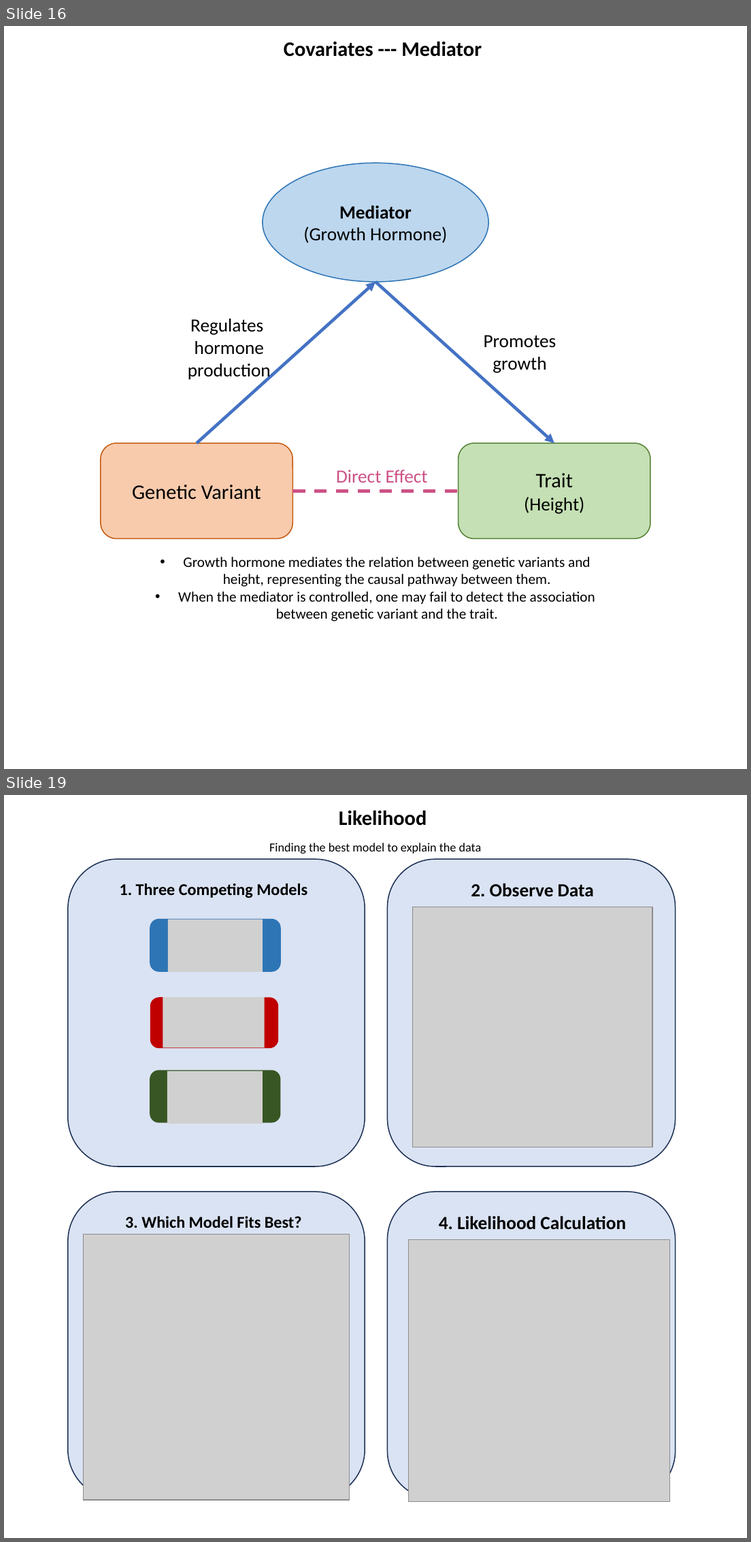
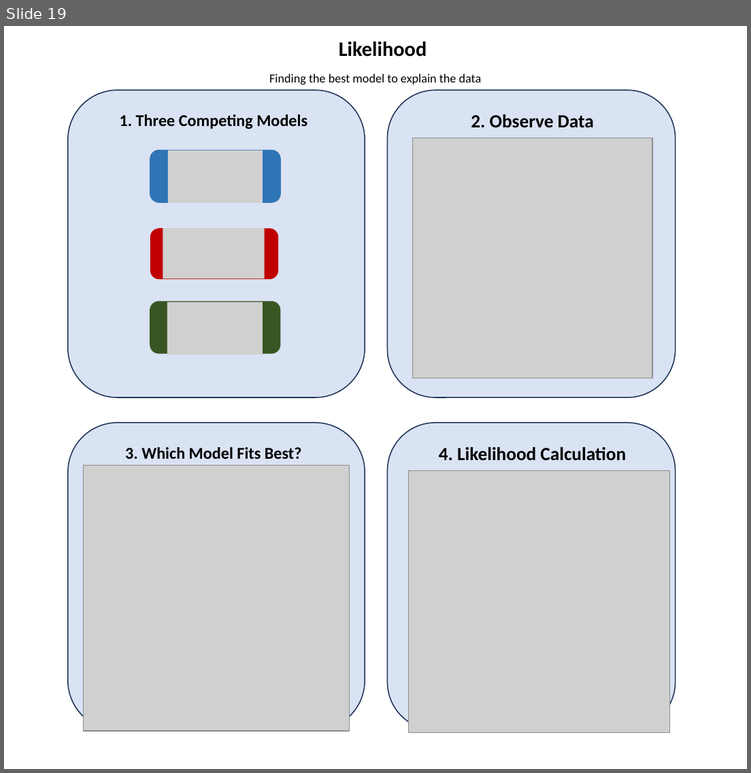
Before and after one commit to StatFunGen/statgen-prerequisites, a slide deck: graphical_summary/slides.pptx. Shown one above the other, each under a label of ours: slides 16 and 19 before the commit, slide 19 after it; the slides between them are not shown. The pictures are 751x1542 and 751x773 pixels, drawn with LibreOffice and Linux fonts; fonts in the diff are those of the drawing; grey boxes stand for pictures. Boxes give left, top, right and bottom in pixels: in the first picture for what was removed or moved away, otherwise in the second. Text is boxed around its words. In the diff, an @@ line names an element or a change of style, - is before the commit and + after.

```diff
--- a/graphical_summary/slides.pptx
+++ b/graphical_summary/slides.pptx
@@ slide 16 removed at [4,26,747,769], background #FFFFFF @@
@@ text removed at [283,41,481,57] @@
-Covariates --- Mediator
@@ ellipse removed at [262,163,488,282] @@
-Mediator
-(Growth Hormone)
@@ arrow removed from (196, 443) to (375, 282) @@
@@ arrow removed from (375, 282) to (554, 443) @@
@@ text removed at [188,318,271,381] @@
-Regulates hormone production
@@ text removed at [483,335,556,373] @@
-Promotes growth
@@ rounded rectangle removed at [101,443,293,538] @@
-Genetic Variant
@@ rounded rectangle removed at [458,443,650,538] @@
-Trait
-(Height)
@@ text removed at [336,469,428,482] @@
-Direct Effect
@@ line removed from (293, 491) to (458, 491) @@
@@ text removed at [178,556,595,621] @@
-• Growth hormone mediates the relation between genetic variants and height, representing the causal pathway between them.
-• When the mediator is controlled, one may fail to detect the association between genetic variant and the trait.
```
Also in this commit, not shown: 5 slides changed, 2 slides added, 1 other slide removed, 26 other files.
